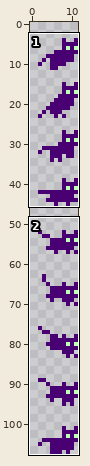
A sprite sheet gets an edit: sprites/cat-run.png. Above, an overview of the earlier version with the close-up marked.
Close-up. Before:
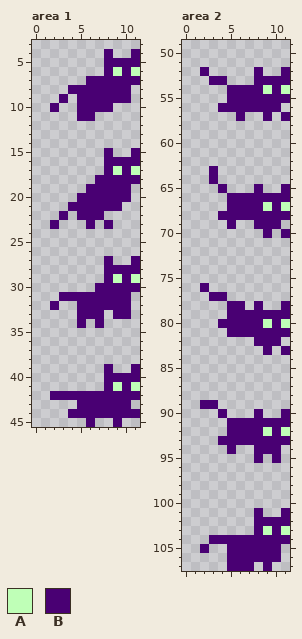
The file is 12x108 pixels. Shown: area 1: x 0..11, y 3..45; area 2: x 0..11, y 49..107.
Palette (. is transparent): A #bfffb7  B #490073
Pixels before, area 1, first column x 2:
 4 ......B..B
 5 ......BBBB
 6 ......BABA
 7 ....BBBBBB
 8 ..BBBBBBB.
 9 .B.BBBBBB.
10 B..BBBB...
11 ...BB.....
12 ..........
13 ..........
14 ..........
15 ......B..B
16 ......BBBB
17 ......BABA
18 .....BBBBB
19 ....BBBBB.
20 ...BBBBBB.
21 ..BBBBBB..
22 .B.BBB....
23 B...B.B...
24 ..........
25 ..........
26 ..........
27 ......B..B
28 ......BBBB
29 ......BABA
30 .....BBBBB
31 .BBBBBBBB.
32 B..BBBBBB.
33 ...BBB.BB.
34 ...B.B....
35 ..........
36 ..........
37 ..........
38 ..........
39 ......B..B
40 ......BBBB
41 ......BABA
42 BBBBBBBBBB
43 ...BBBBBB.
44 ..BBBBBBBB
45 ....B..B..
Pixels before, area 2, first column x 2:
 52 B.....B..B
 53 .BB...BBBB
 54 ...BBBBABA
 55 ...BBBBBBB
 56 ..BBBBBBB.
 57 ....B..B.B
 58 ..........
 59 ..........
 60 ..........
 61 ..........
 62 ..........
 63 .B........
 64 .B........
 65 ..B...B..B
 66 ...BBBBBBB
 67 ...BBBBABA
 68 ..BBBBBBBB
 69 ...B..BBB.
 70 .......B.B
 71 ..........
 72 ..........
 73 ..........
 74 ..........
 75 ..........
 76 B.........
 77 .BB.......
 78 ...BB.B..B
 79 ...BBBBBBB
 80 ..BBBBBABA
 81 ...BBBBBBB
 82 ......BBB.
 83 .......B.B
 84 ..........
 85 ..........
 86 ..........
 87 ..........
 88 ..........
 89 BB........
 90 ..B...B..B
 91 ...BBBBBBB
 92 ...BBBBABA
 93 ..BBBBBBBB
 94 ...B..BBB.
 95 ......B.B.
 96 ..........
 97 ..........
 98 ..........
 99 ..........
100 ..........
101 ......B..B
102 ......BBBB
103 ......BABA
104 .BBBBBBBBB
105 B..BBBBBB.
106 ...BBBBBB.
107 ...BBB.B..
The same view after the edit:
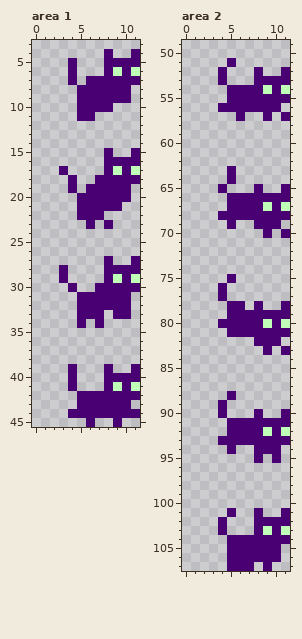
Change:
Area 1:
y 5..7: x 4 . -> B
y 8: x 4 B -> .
y 9: x 3 B -> .
y 10: x 2 B -> .
y 17: x 3 . -> B
y 18..19: x 4 . -> B
y 21: x 4 B -> .
y 22: x 3 B -> .
y 23: x 2 B -> .
y 28..29: x 3 . -> B
y 30: x 4 . -> B
y 31: x 3..4 BB -> ..
y 32: x 2 B -> .
y 39..41: x 4 . -> B
y 42: x 2..4 BBB -> ...
Area 2:
y 51: x 5 . -> B
y 52: x 2 B -> .; x 4 . -> B
y 53: x 3 B -> .
y 63..64: x 3 B -> .; x 5 . -> B
y 75: x 5 . -> B
y 76: x 2 B -> .; x 4 . -> B
y 77: x 3 B -> .
y 88: x 5 . -> B
y 89: x 2..4 BB. -> ..B
y 101: x 5 . -> B
y 102..103: x 4 . -> B
y 104: x 3..4 BB -> ..
y 105: x 2 B -> .
